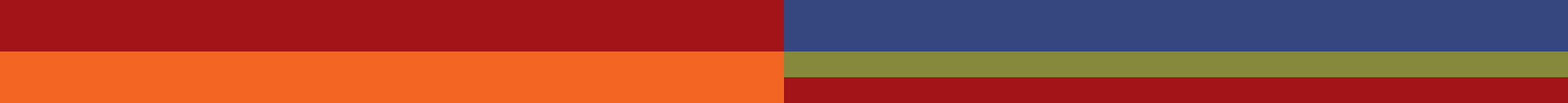
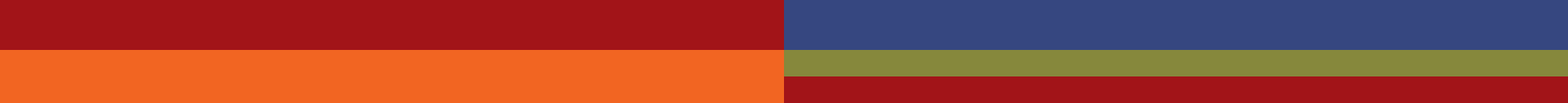
Comparing the layer stacks of the two 1568x103 images. Changes:
painted on "Rectangle 2 copy 2" over [784,76,1568,78]
painted on "Rectangle 2 copy" over [784,50,1568,78]
painted on "Rectangle 1 copy" over [784,50,1568,52]
painted on "Rectangle 2" over [0,50,784,52]
painted on "Rectangle 1" over [0,50,784,52]
